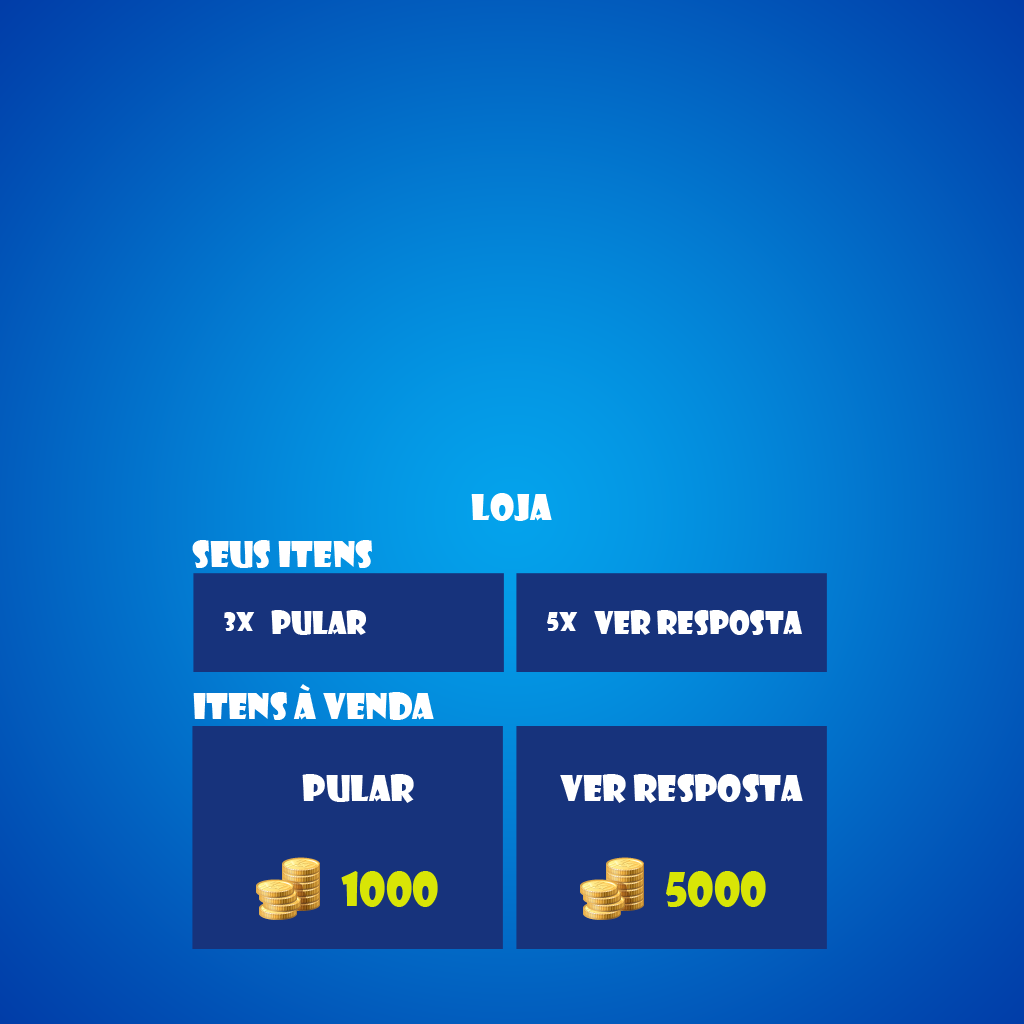
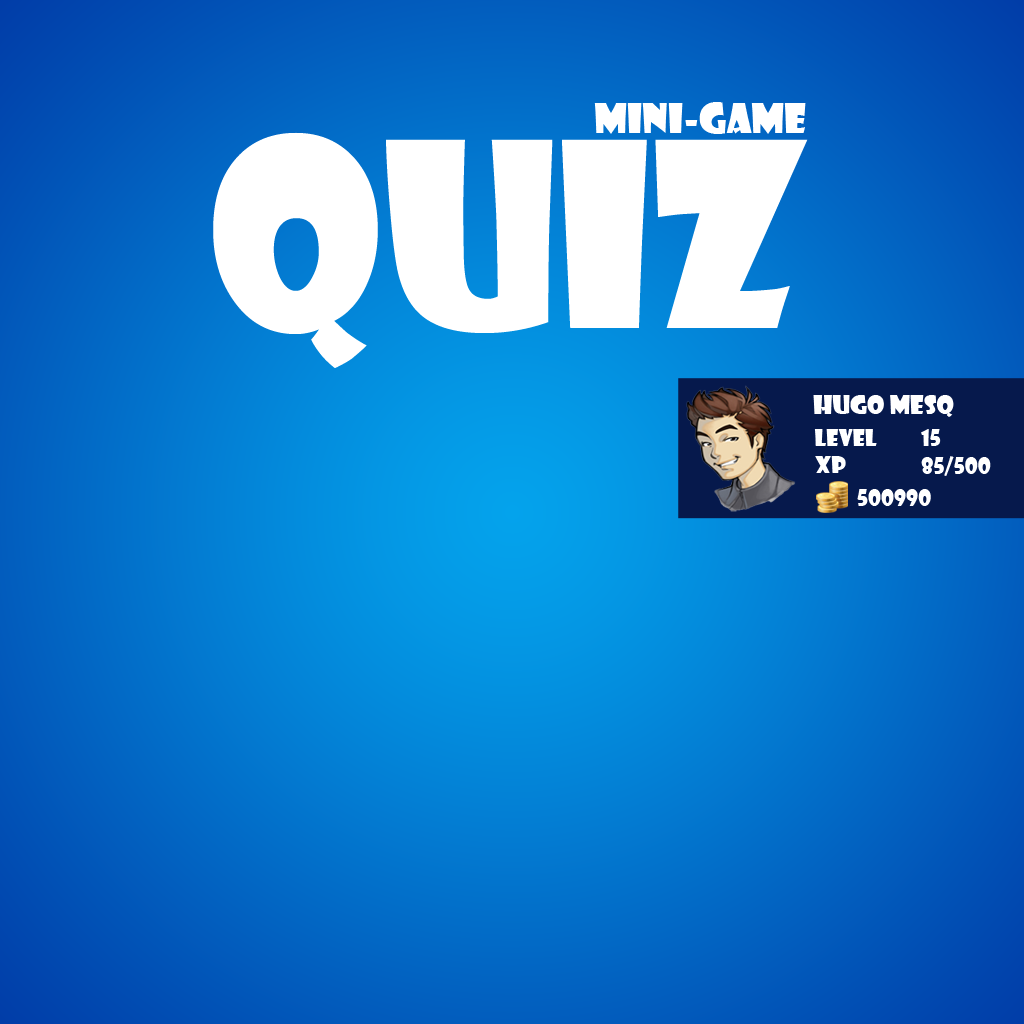
Layered file, before and after one edit (1024 x 1024). Changes by layer:
hid group "LOJA" (1st of 2) (24 layers) over bbox(192, 493, 827, 949)
showed group "QUIZ" (61 layers) over bbox(192, 378, 1024, 949)
showed group "AVATAR BOX" (9 layers) over bbox(678, 378, 1024, 519)
showed "Quiz copy 2" over bbox(213, 132, 808, 368)
showed "Mini-game copy 2" over bbox(594, 102, 806, 134)
